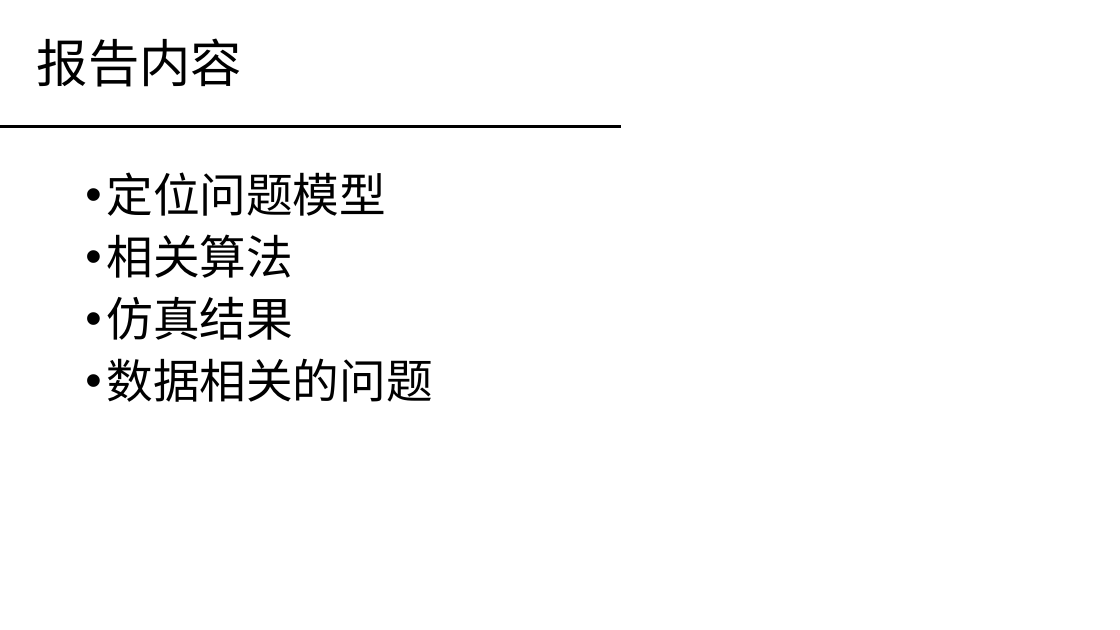
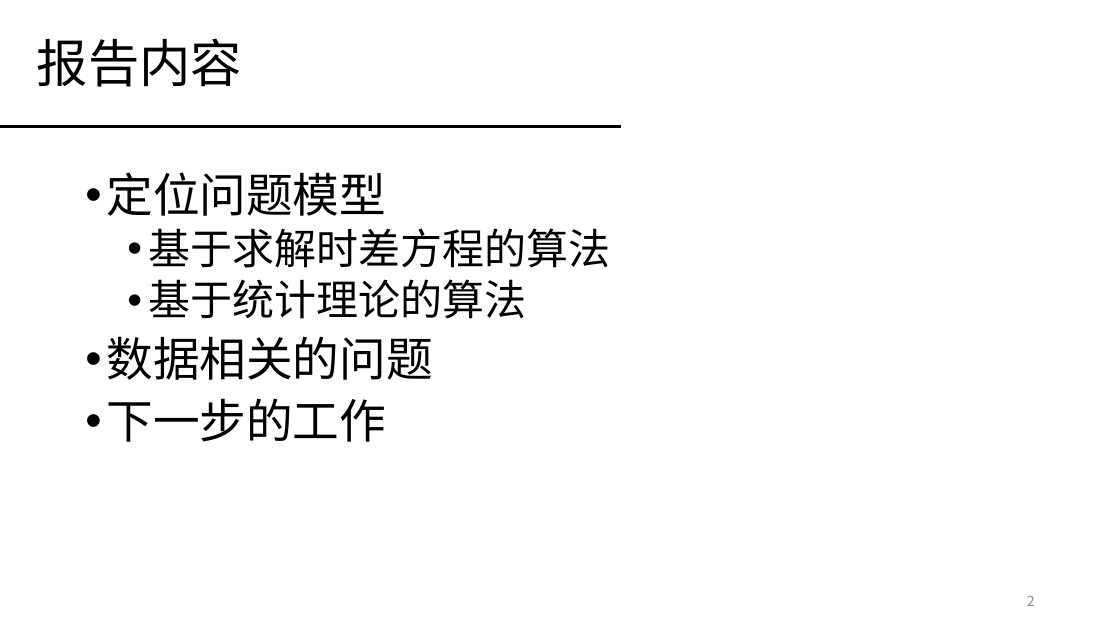
Before and after one commit to PengRui1995/-, a slide deck: slide 2 of 报告记录/阶段汇报2019-10-29 - 彭锐.pptx. Drawn at 1120x630 pixels with LibreOffice and Linux fonts; fonts in the diff are those of the drawing. Boxes give left, top, right and bottom in pixels: in the first picture for what was removed or moved away, otherwise in the second. Text is boxed around its words. In the diff, an @@ line names an element or a change of style, - is before the commit and + after.

```diff
--- a/报告记录/阶段汇报2019-10-29 - 彭锐.pptx
+++ b/报告记录/阶段汇报2019-10-29 - 彭锐.pptx
@@ text at (x1=148, y1=228, x2=610, y2=319): text changed; size 40 to 36 pt @@
-• 相关算法
-• 仿真结果
+  • 基于求解时差方程的算法
+  • 基于统计理论的算法
@@ text at (x1=106, y1=398, x2=386, y2=442): paragraph added @@
+• 下一步的工作
@@ page number added at (x1=1027, y1=595, x2=1035, y2=606), 12 pt, text #8C8C8C @@
+2
```
Also in this commit, not shown: 3 other slides changed, 18 slides added, 2 slides removed, 4 other files.
